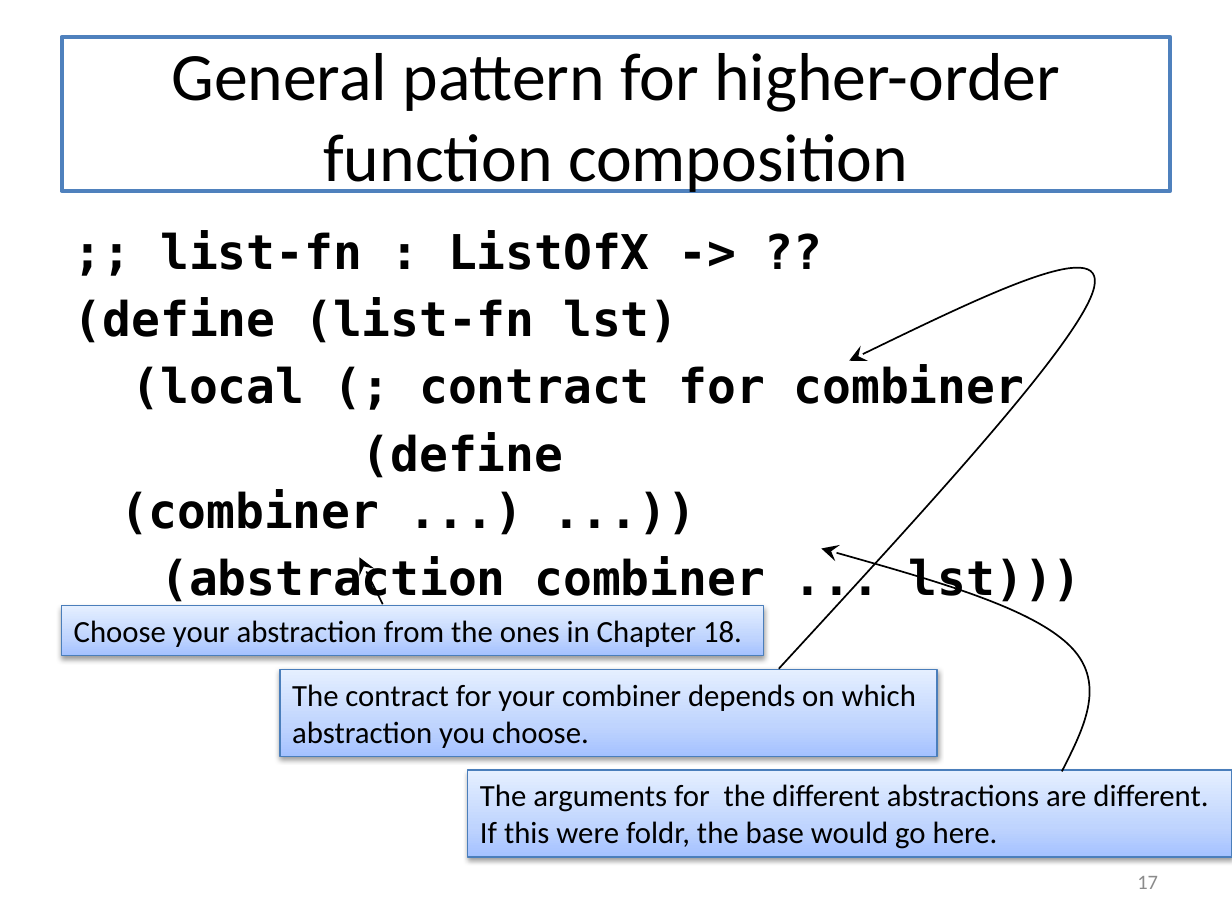
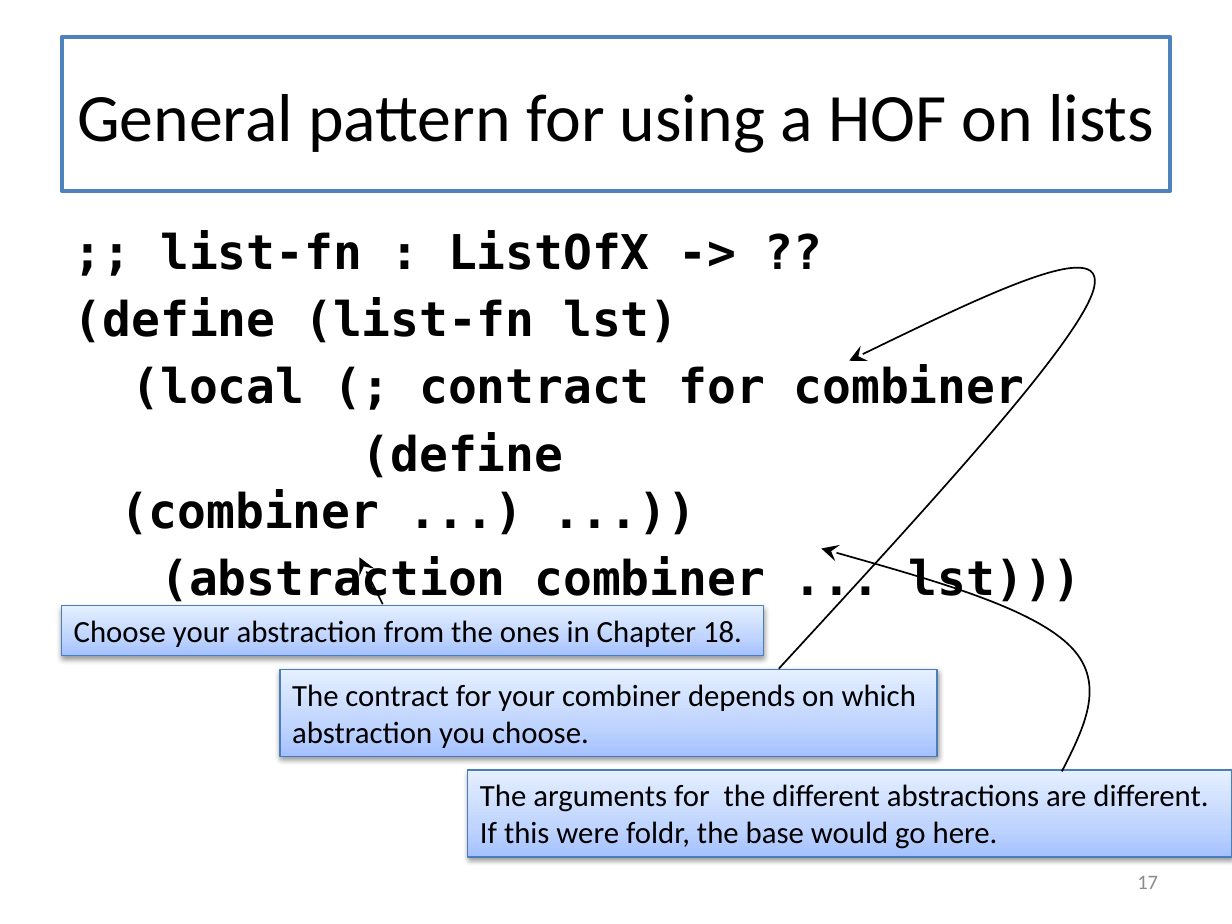
Before and after one commit to mwand/cs5010f16, a slide deck: slide 17 of Slides/Lesson 5.5 Rewriting Your Function Using Map and Foldr.pptx. Drawn at 1232x924 pixels with LibreOffice and Linux fonts; fonts in the diff are those of the drawing. Boxes give left, top, right and bottom in pixels: in the first picture for what was removed or moved away, otherwise in the second. Text is boxed around its words. In the diff, an @@ line names an element or a change of style, - is before the commit and + after.

```diff
--- a/Slides/Lesson 5.5 Rewriting Your Function Using Map and Foldr.pptx
+++ b/Slides/Lesson 5.5 Rewriting Your Function Using Map and Foldr.pptx
@@ title at <box>77,94,1154,153</box>: text changed @@
-General pattern for higher-order function composition
+General pattern for using a HOF on lists
```
Also in this commit, not shown: 18 other slides changed, 2 other files.
